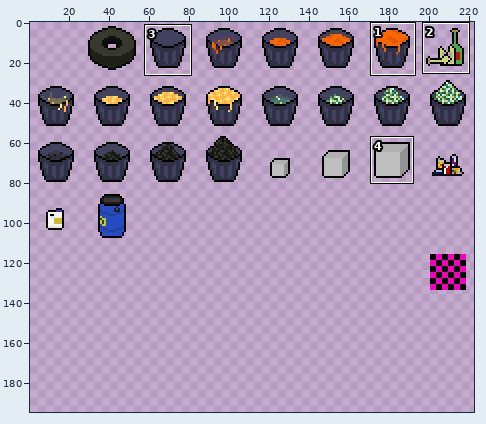
One commit to this sprite sheet: assets/items.png. The first picture is a wide view before the edit; the outline marks the close-up.
Close-up. First the earlier version:
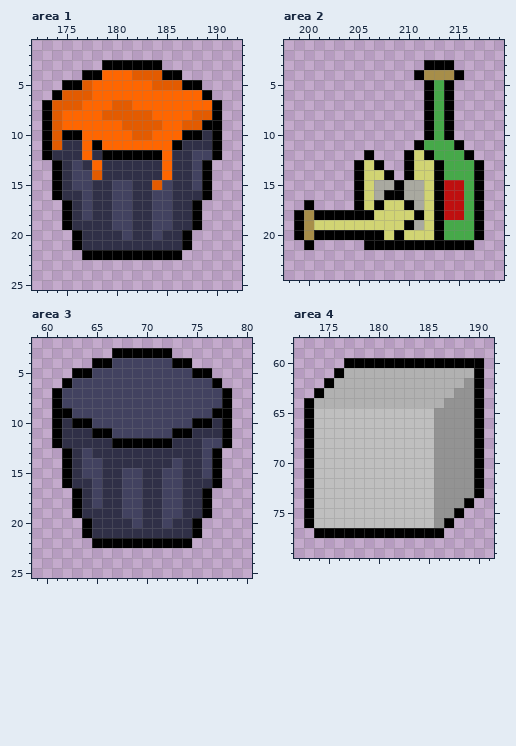
The file is 448x280 pixels, drawn in blocks of 2x2; one block is one cell here. Colours within 5 levels of each other are drawn and written as one. Shown: area 1: x 172..192, y 1..25; area 2: x 198..219, y 1..24; area 3: x 59..80, y 2..25; area 4: x 172..191, y 58..79. The old version is drawn lined up with the new one, on the new canvas. The wide view leaves out empty margins. The commit also changed other parts of the picture, which this record leaves out.
After:
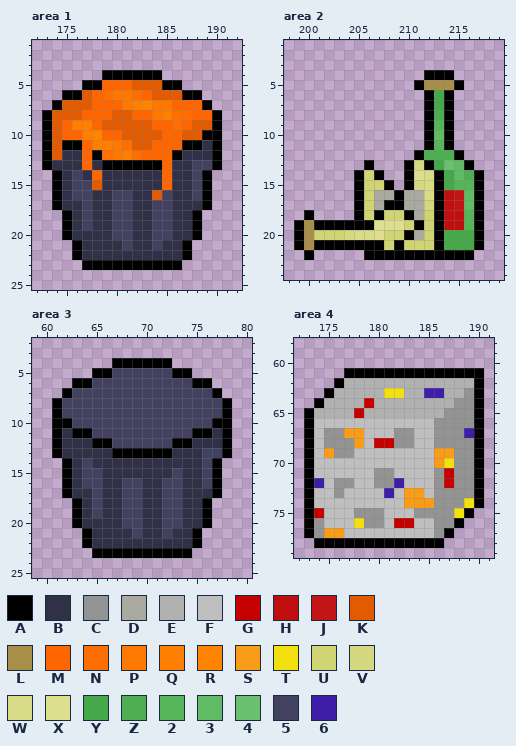
Palette (. is transparent): A #000000  B #303047  C #939393  D #a9a9a0  E #b1b1b1  F #bfbfbf  G #c40000  H #bf0f0f  J #c31515  K #e35b00  L #a78e49  M #ff6600  N #ff6e00  P #ff7900  Q #ff7f00  R #ff8500  S #f99c17  T #f3e00f  U #d1d473  V #d6d87f  W #d9db87  X #dddf8f  Y #46a949  Z #4eae51  2 #56b459  3 #61bb64  4 #6ac06d  5 #424260  6 #3e1da7
The exact change:
canvas 224x140 -> 224x196, the old top-left corner now at 0,-1 (the part of the old canvas that was cut away was empty and is not shown)
Area 1:
y 3: x 179..184 AAAAAA -> ......
y 4: x 177..186 AAMMMKKKAA -> ..AAAAAA..
y 5: x 175..178 AAKM -> ..AA; x 182..183 MM -> KK; x 185..188 KKAA -> AA..
y 6: x 174..176 AKK -> .AA; x 179..182 MMMM -> NPPN; x 184..189 MMMMMA -> KKKAA.
y 7: x 173..174 AK -> .A; x 177 M -> K; x 180..185 KKMMMM -> MPQRPP; x 189..190 MA -> A.
y 8: x 175..176 MM -> KK; x 179 K -> M; x 182..189 KKMMMMKK -> MMPQNNMM
y 9: x 176..177 MM -> QQ; x 179..180 MM -> KK; x 184 K -> M; x 186..187 MK -> NM; x 189 A -> K
y 10: x 175..178 AAMM -> MMQR; x 181 M -> K; x 184 M -> K; x 187..189 AAB -> KKA
y 11: x 175..176 BB -> AA; x 178..183 AMMMMM -> QQPNKK; x 186..188 ABB -> MAA
y 12: x 174 B -> K; x 178..184 BAAAAAA -> ANPQNMM; x 186 B -> A; x 188..189 55 -> BB
y 13: x 173..174 .A -> AB; x 176..184 5BMBBBBBB -> BMBAAAAAA; x 189..190 A. -> 5A
y 14: x 177..178 5K -> BM
y 15: x 178 B -> K; x 180..181 55 -> BB; x 184..185 K5 -> BM
y 16: x 176 B -> 5; x 184 5 -> K; x 188 B -> 5
y 17: x 174..175 .A -> AB; x 188..189 A. -> BA
y 19: x 177 B -> 5
y 20: x 175..176 .A -> AB; x 180 B -> 5; x 185 B -> 5; x 187..188 A. -> BA
y 21: x 181 B -> 5; x 184 B -> 5
y 22: x 176..187 .AAAAAAAAAA. -> ABBBBBBBBBBA
y 23: x 177..186 .......... -> AAAAAAAAAA
Area 2:
y 3: x 212..214 AAA -> ...
y 4: x 211..215 ALLLA -> .AAA.
y 5: x 211..215 .AYA. -> ALLLA
y 8: x 213 Y -> Z
y 9: x 213 Y -> 2
y 10: x 213 Y -> 3
y 11: x 211..215 AYYYA -> .A2A.
y 12: x 206 A -> .; x 210..216 AUAYYYA -> .AZZZA.
y 13: x 205..207 AUA -> .A.; x 211..217 UUAYYYA -> VAY43A.
y 14: x 207..208 UA -> A.; x 211..212 UU -> XW; x 215..216 YY -> 3Z
y 15: x 207..212 DDADDU -> UA.AVW; x 214..216 HHY -> Y22
y 16: x 208 A -> D; x 212 U -> W; x 215..216 HY -> J3
y 17: x 200 A -> .; x 207..210 AUUA -> DAAD; x 212 U -> V; x 215..216 HY -> J3
y 18: x 199..204 ALAAAA -> .A....; x 206..207 AU -> UA; x 210..211 UA -> AD; x 216 Y -> 2
y 19: x 201..211 UUUUUUUUUAD -> AAAAAAXXXUA; x 214..216 YYY -> HH2
y 20: x 201..207 AAAAAAA -> UUUVWWX; x 209..211 AUU -> UAD
y 21: x 199..205 .A..... -> ALAAAAA; x 208 A -> U; x 210..212 AAA -> UUU; x 214..217 AAA. -> YYYA
y 22: x 200 . -> A; x 206..216 ........... -> AAAAAAAAAAA
Area 3:
y 3: x 67..72 AAAAAA -> ......
y 4: x 65..74 AA555555AA -> ..AAAAAA..
y 5: x 63..66 AA55 -> ..AA; x 73..76 55AA -> AA..
y 6: x 62..64 A55 -> .AA; x 75..77 55A -> AA.
y 7: x 61..62 A5 -> .A; x 77..78 5A -> A.
y 9: x 62 A -> 5; x 77 A -> 5
y 10: x 62..64 BAA -> A55; x 75..77 AAB -> 55A
y 11: x 63..66 BBAA -> AA55; x 73..76 AABB -> 55AA
y 12: x 65..74 BBAAAAAABB -> AA555555AA; x 76..77 55 -> BB
y 13: x 61..62 .A -> AB; x 64 5 -> B; x 67..72 BBBBBB -> AAAAAA; x 77..78 A. -> 5A
y 14: x 65 5 -> B; x 73 5 -> B
y 15: x 68..69 55 -> BB; x 72 5 -> B
y 16: x 64 B -> 5; x 76 B -> 5
y 17: x 62..63 .A -> AB; x 76..77 A. -> BA
y 19: x 65 B -> 5
y 20: x 63..64 .A -> AB; x 68 B -> 5; x 73 B -> 5; x 75..76 A. -> BA
y 21: x 69 B -> 5; x 72 B -> 5
y 22: x 64..75 .AAAAAAAAAA. -> ABBBBBBBBBBA
y 23: x 65..74 .......... -> AAAAAAAAAA
Area 4:
y 60: x 177..190 AAAAAAAAAAAAAA -> ..............
y 61: x 176..189 AEEEEEEEEEEEEE -> .AAAAAAAAAAAAA
y 62: x 175..176 AE -> .A; x 189 C -> E
y 63: x 174..175 AE -> .A; x 181..182 EE -> TT; x 185..186 EE -> 66; x 188 C -> E
y 64: x 173..174 AE -> .A; x 179 E -> G; x 187 C -> E
y 65: x 174..186 FFFFFFFFFFFFC -> EEEEGEEEEEEEE
y 67: x 175..178 FFFF -> CCSS; x 182..183 FF -> CC; x 189 C -> 6
y 68: x 175..178 FFFF -> CCCS; x 180..183 FFFF -> GGCC
y 69: x 175..177 FFF -> SCC; x 186..187 CC -> SS
y 70: x 186..187 CC -> ST
y 71: x 180..181 FF -> CC; x 187 C -> G
y 72: x 174 F -> 6; x 176..177 FF -> CC; x 180..182 FFF -> CC6; x 187 C -> G
y 73: x 176 F -> C; x 181 F -> 6; x 183..184 FF -> SS
y 74: x 183..185 FFF -> SSS; x 189..190 A. -> TA
y 75: x 174 F -> G; x 178..180 FFF -> CCC; x 184..185 FF -> CC; x 188..189 A. -> TA
y 76: x 174 F -> C; x 178..180 FFF -> TCC; x 182..183 FF -> GG; x 187..188 A. -> CA
y 77: x 173..187 .AAAAAAAAAAAAA. -> ACSSFFFFFFFFFCA
y 78: x 174..186 ............. -> AAAAAAAAAAAAA
Where, in picture pixels (left, top, right, bottom), the same in both close-ups:
changed: (42, 60, 222, 270)
changed: (294, 60, 484, 260)
changed: (52, 348, 232, 558)
changed: (304, 358, 484, 548)
